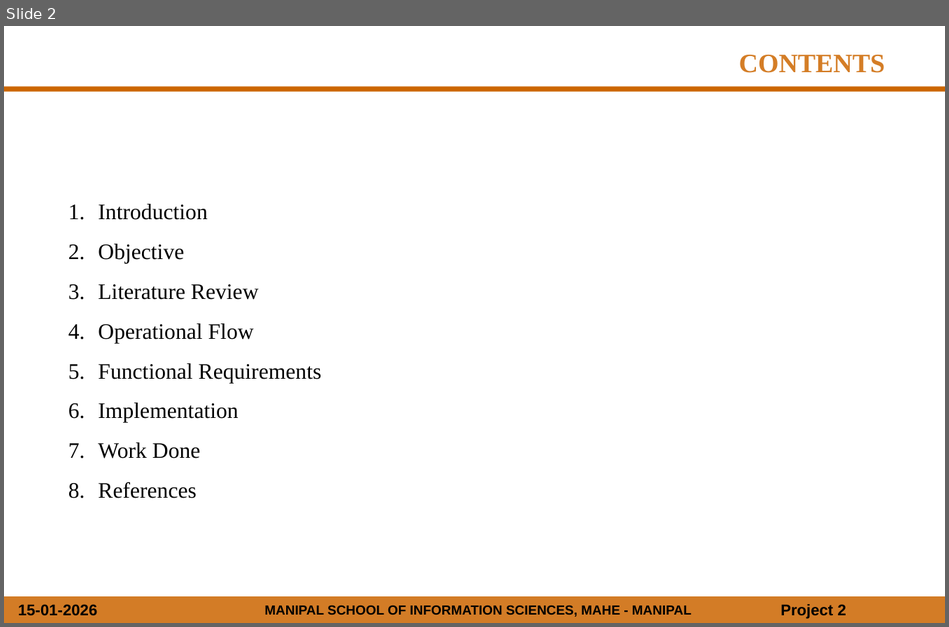
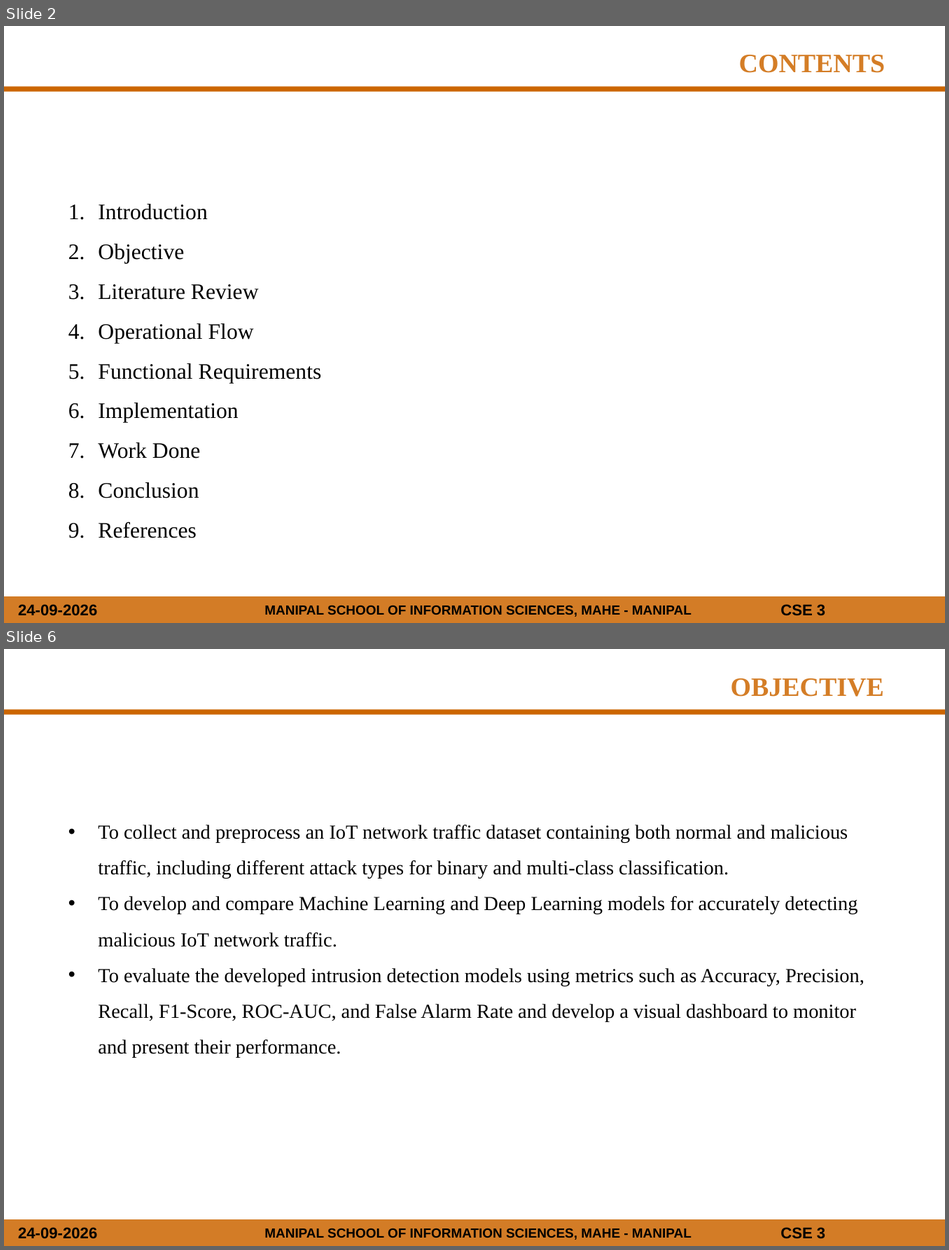
Before and after one commit to NitinKarthik01/AI_IDS, a slide deck: DOCS/Mini_Project_Presentation_Template.pptx. Shown one above the other, each under a label of ours: slide 2 before the commit, slides 2 and 6 after it; the slides between them are not shown. The pictures are 949x627 and 949x1250 pixels, drawn with LibreOffice and Linux fonts; fonts in the diff are those of the drawing; background and template pictures are left out. Boxes give left, top, right and bottom in pixels: in the first picture for what was removed or moved away, otherwise in the second. Text is boxed around its words. In the diff, an @@ line names an element or a change of style, - is before the commit and + after.

```diff
--- a/DOCS/Mini_Project_Presentation_Template.pptx
+++ b/DOCS/Mini_Project_Presentation_Template.pptx
@@ slide 6 added at bbox=[4, 649, 945, 1246], background #FFFFFF; not listed: 5 template elements that a slide beside it also shows @@
@@ text added at bbox=[731, 678, 884, 697], 24 pt, text #D47D26, bold @@
+OBJECTIVE
@@ text added at bbox=[98, 825, 864, 1057], 18 pt, text #000000 @@
+• To collect and preprocess an IoT network traffic dataset containing both normal and malicious traffic, including different attack types for binary and multi-class classification.
+• To develop and compare Machine Learning and Deep Learning models for accurately detecting malicious IoT network traffic.
+• To evaluate the developed intrusion detection models using metrics such as Accuracy, Precision, Recall, F1-Score, ROC-AUC, and False Alarm Rate and develop a visual dashboard to monitor and present their performance.
@@ slide 2 changed as well @@
@@ text at bbox=[98, 482, 199, 498]: paragraph added @@
+8. Conclusion
@@ text at bbox=[18, 604, 97, 616]: text changed @@
-15-01-2026
+24-09-2026
@@ text at bbox=[780, 604, 825, 616]: text changed @@
-Project 2
+CSE 3
```
Also in this commit, not shown: 5 other slides changed, 15 other slides added, 5 slides removed, 1 other file.
